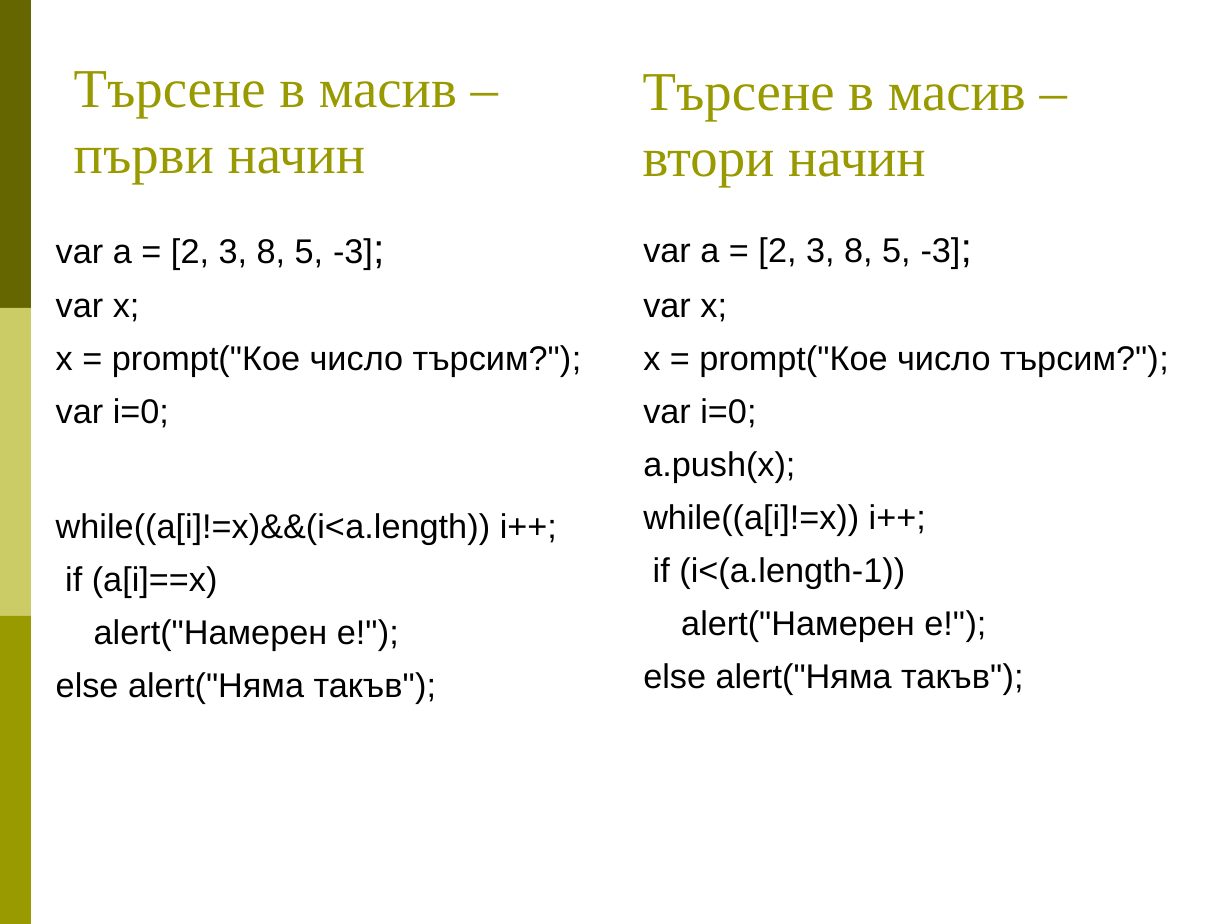
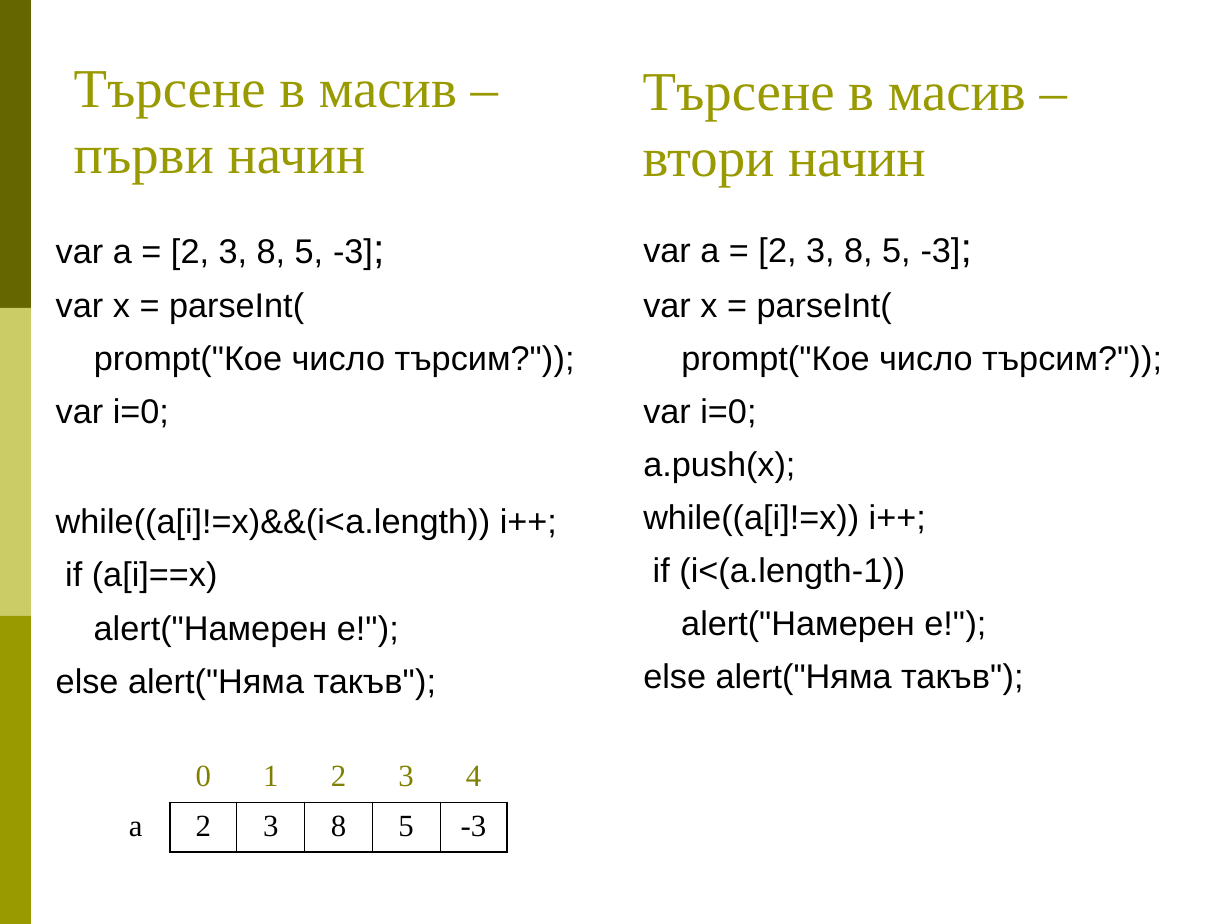
Before and after one commit to BG-IT-Edu/Free-Content, a slide deck: slide 4 of dmanolov/Информатика 8 клас (JavaScript)/04.Въведение в програмирането/11.Масиви (упражнения - основни алгоритми с масиви).ppt. Drawn at 1232x924 pixels with LibreOffice and Linux fonts; fonts in the diff are those of the drawing. Boxes give left, top, right and bottom in pixels: in the first picture for what was removed or moved away, otherwise in the second. Text is boxed around its words. In the diff, an @@ line names an element or a change of style, - is before the commit and + after.

```diff
--- a/dmanolov/Информатика 8 клас (JavaScript)/04.Въведение в програмирането/11.Масиви (упражнения - основни алгоритми с масиви).ppt
+++ b/dmanolov/Информатика 8 клас (JavaScript)/04.Въведение в програмирането/11.Масиви (упражнения - основни алгоритми с масиви).ppt
@@ text at (56, 292, 575, 377): text changed @@
-var x;
-x = prompt("Кое число търсим?");
+var x = parseInt(
+prompt("Кое число търсим?"));
@@ text at (643, 292, 1162, 376): text changed @@
-var x;
-x = prompt("Кое число търсим?");
+var x = parseInt(
+prompt("Кое число търсим?"));
@@ table added at (102, 753, 506, 851), 2 rows, 6 columns @@
+ | 0 | 1 | 2 | 3 | 4
+а | 2 | 3 | 8 | 5 | -3
```
Also in this commit, not shown: 3 other files.
